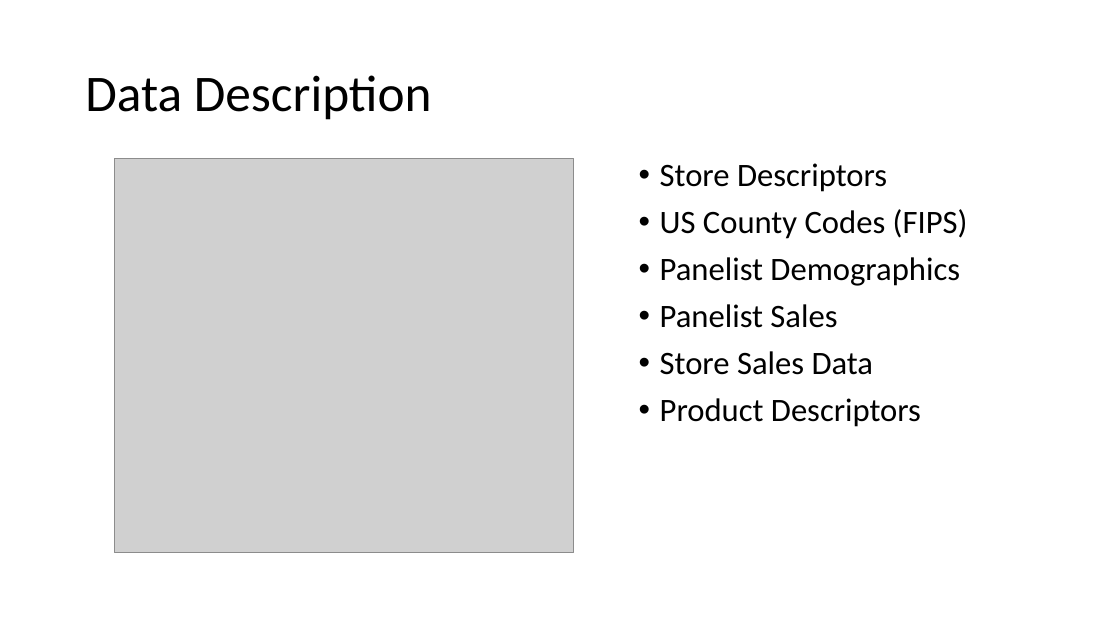
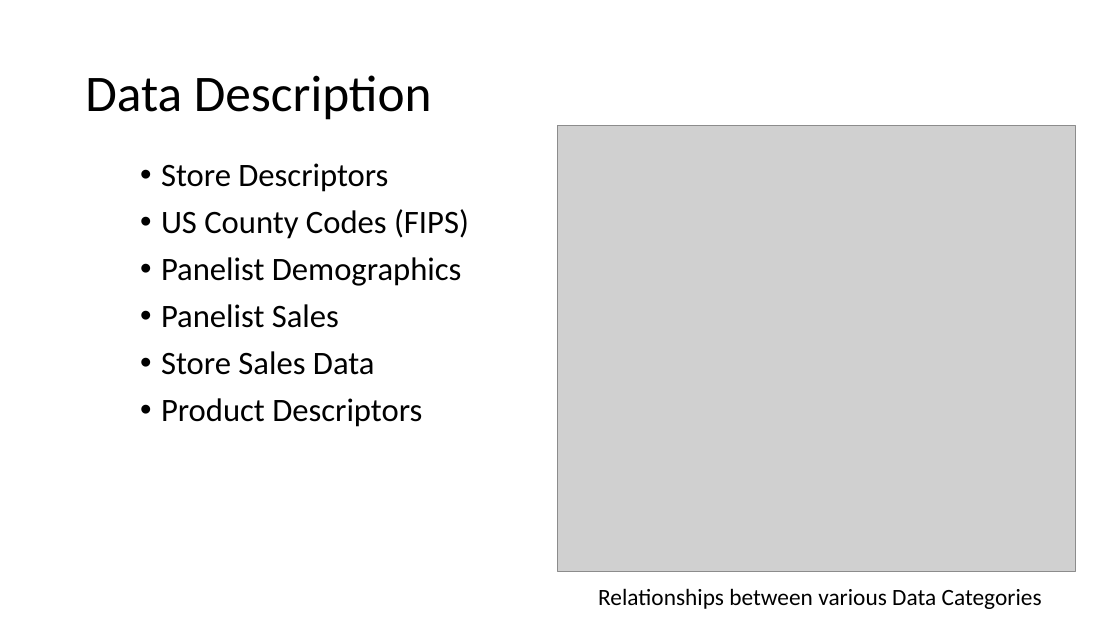
Before and after one commit to mGalarnyk/Machine_Learning_Froyo, a slide deck: slide 17 of Current_Powerpoint/Froyo_v2.pptx. Drawn at 1120x630 pixels with LibreOffice and Linux fonts; fonts in the diff are those of the drawing; grey boxes stand for pictures. Boxes give left, top, right and bottom in pixels: in the first picture for what was removed or moved away, otherwise in the second. Text is boxed around its words. In the diff, an @@ line names an element or a change of style, - is before the commit and + after.

```diff
--- a/Current_Powerpoint/Froyo_v2.pptx
+++ b/Current_Powerpoint/Froyo_v2.pptx
@@ picture: place and size @@
-picture at (114, 158, 574, 553)
+picture at (558, 126, 1075, 571)
@@ text "Store Descriptors": place and size @@
-text "Store Descriptors" at (660, 163, 968, 427)
+text "Store Descriptors" at (161, 163, 469, 427)
@@ text added at (598, 588, 1042, 609), 20 pt, text #000000 @@
+Relationships between various Data Categories
```
Also in this commit, not shown: 2 other slides changed, 1 other file.
